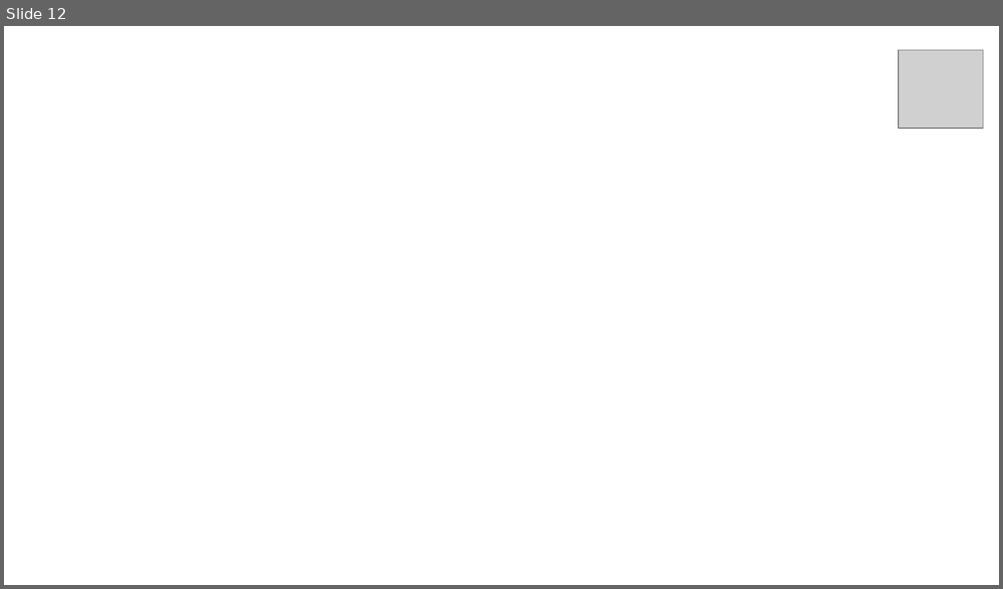
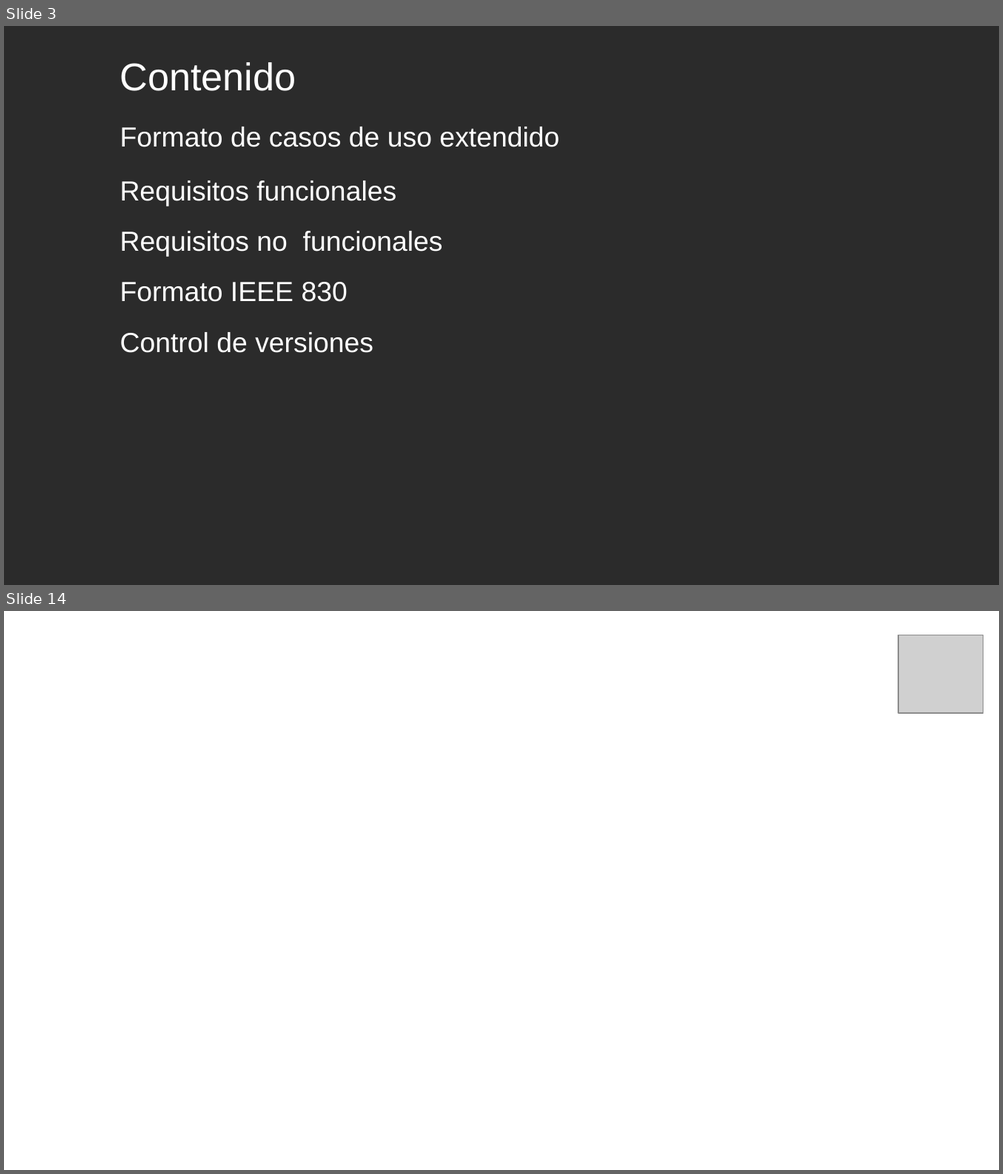
Before and after one commit to LauraV8/ProyectoSena1Tri, a slide deck: Presentación Proyecto.pptx. Shown one above the other, each under a label of ours: slide 12 before the commit, slides 3 and 14 after it; the slides between them are not shown. The pictures are 1003x589 and 1003x1174 pixels, drawn with LibreOffice and Linux fonts; fonts in the diff are those of the drawing; grey boxes stand for pictures; background and template pictures are left out; a plain dark background stands for a picture behind light text. Boxes give left, top, right and bottom in pixels: in the first picture for what was removed or moved away, otherwise in the second. Text is boxed around its words. In the diff, an @@ line names an element or a change of style, - is before the commit and + after.

```diff
--- a/Presentación Proyecto.pptx
+++ b/Presentación Proyecto.pptx
@@ slide 3 added at (4,26,999,585), background picture (left out) @@
@@ text added at (120,62,296,91), 28 pt, text #FFFFFF @@
+Contenido
@@ text added at (120,127,559,147), 20 pt, text #FFFFFF @@
+Formato de casos de uso extendido
@@ text added at (120,181,396,206), 20 pt, text #FFFFFF @@
+Requisitos funcionales
@@ text added at (120,231,443,257), 20 pt, text #FFFFFF @@
+Requisitos no funcionales
@@ text added at (120,282,347,302), 20 pt, text #FFFFFF @@
+Formato IEEE 830
@@ text added at (120,332,373,353), 20 pt, text #FFFFFF @@
+Control de versiones
@@ what was slide 12 is now slide 14 @@
```
Also in this commit, not shown: 9 slides changed, 2 other slides added, 1 slide removed, 2 other files.
